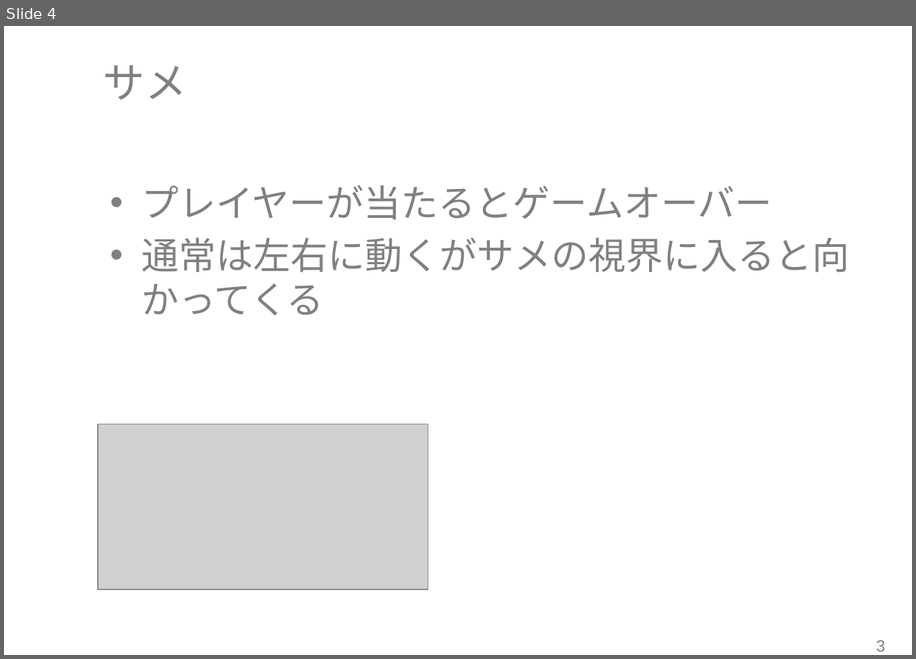
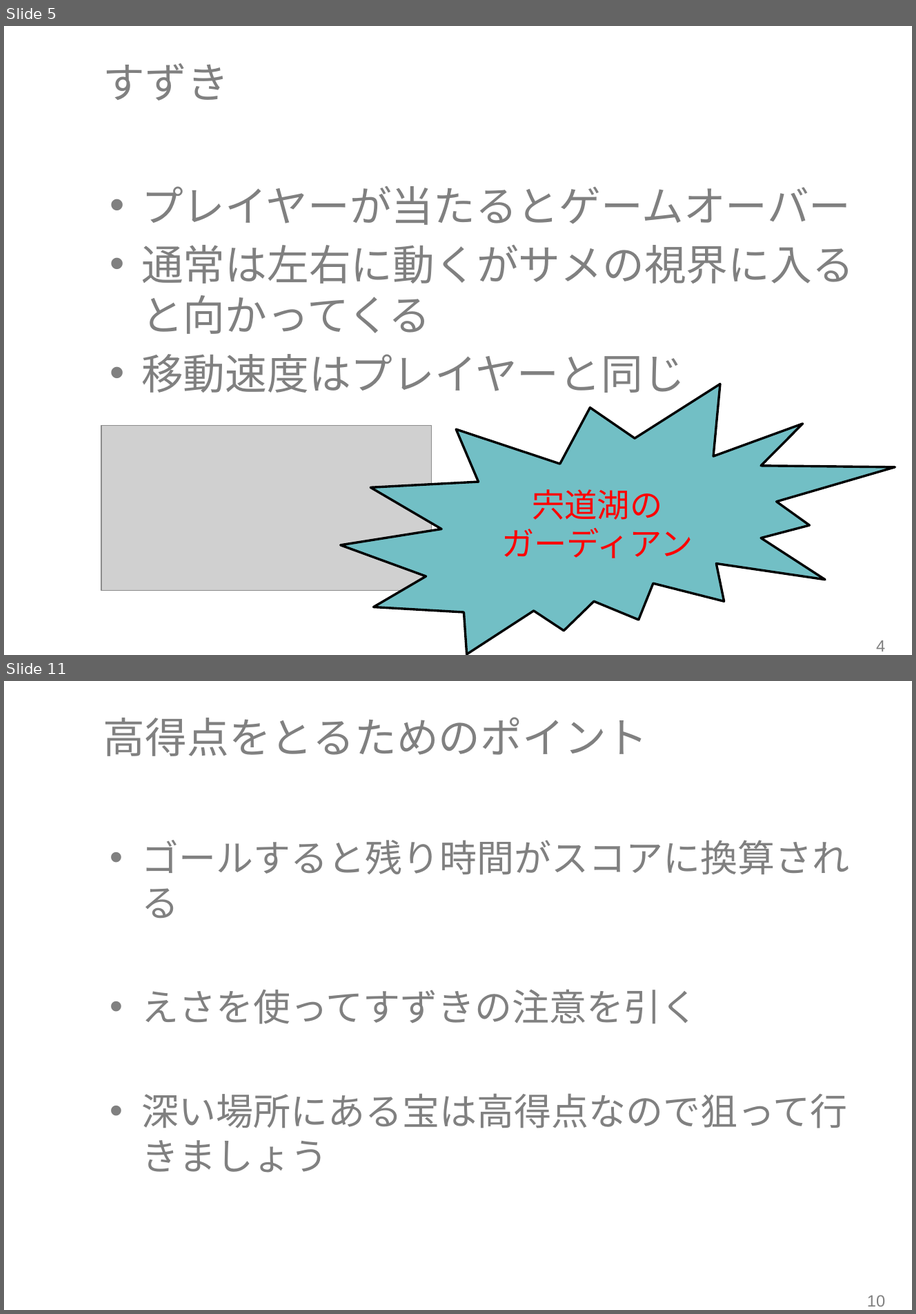
Before and after one commit to RubyCamp/rc2016s_g6, a slide deck: shinziko.pptx. Shown one above the other, each under a label of ours: slide 4 before the commit, slides 5 and 11 after it; the slides between them are not shown. The pictures are 916x659 and 916x1314 pixels, drawn with LibreOffice and Linux fonts; fonts in the diff are those of the drawing; grey boxes stand for pictures; background and template pictures are left out. Boxes give left, top, right and bottom in pixels: in the first picture for what was removed or moved away, otherwise in the second. Text is boxed around its words. In the diff, an @@ line names an element or a change of style, - is before the commit and + after.

```diff
--- a/shinziko.pptx
+++ b/shinziko.pptx
@@ slide 11 added at box(4, 681, 912, 1310), background #FFFFFF @@
@@ title added at box(103, 717, 648, 756), 36 pt, text #808080 @@
+高得点をとるためのポイント
@@ text added at box(141, 840, 849, 1172), 32 pt, text #808080 @@
+• ゴールすると残り時間がスコアに換算される
+• えさを使ってすずきの注意を引く
+• 深い場所にある宝は高得点なので狙って行きましょう
@@ page number added at box(867, 1294, 885, 1306), 14 pt, text #808080 @@
+10
@@ what was slide 4 is now slide 5 @@
@@ slide 5 changed as well @@
@@ title at box(103, 63, 229, 101): text changed @@
-サメ
+すずき
@@ text at box(141, 186, 854, 334): size 32 to 36 pt in "プレイヤーが当たるとゲームオーバー", "通常は左右に動くがサメの視界に入ると向かってくる" @@
@@ text at box(141, 354, 685, 392): paragraph added @@
+• 移動速度はプレイヤーと同じ
@@ irregular seal added at box(340, 384, 895, 654), fill #72BFC5, outline #000000 2 pt, 28 pt, text #FF0000 @@
+宍道湖の
+ガーディアン
@@ picture: place and size @@
-picture at box(98, 424, 428, 590)
+picture at box(101, 425, 432, 590)
@@ page number at box(876, 640, 885, 651): text changed @@
-3
+4
```
Also in this commit, not shown: 3 other slides changed, 6 other slides added.
